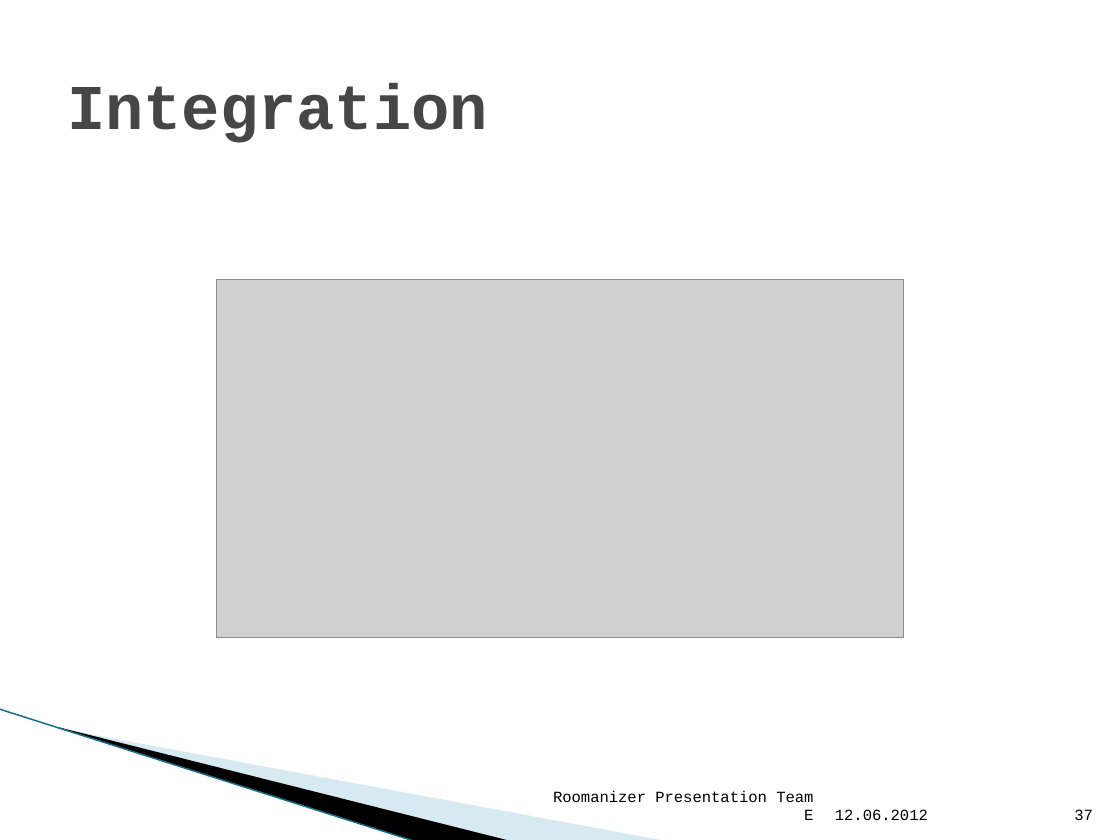
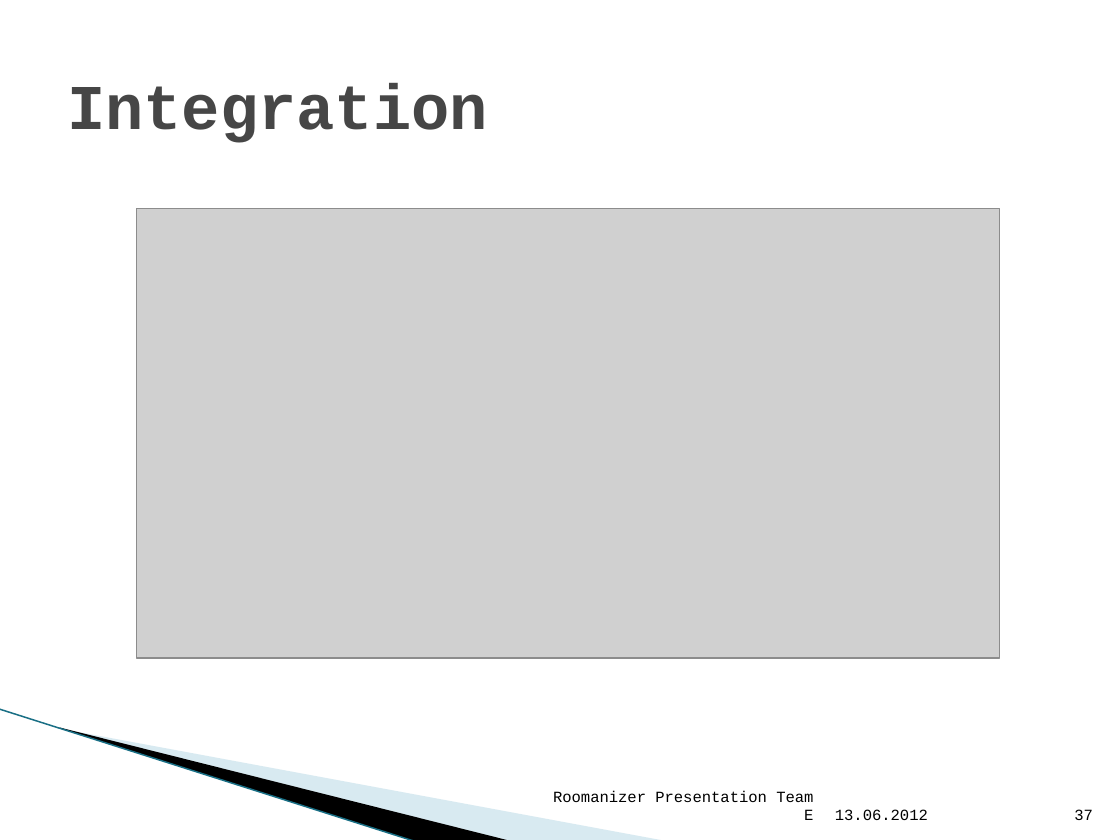
Before and after one commit to markusmo/HotelSoftware, a slide deck: slide 37 of Documentation/Praesentation/PresentationRoomanizer.pptx. Drawn at 1120x840 pixels with LibreOffice and Linux fonts; fonts in the diff are those of the drawing; grey boxes stand for pictures; background and template pictures are left out. Boxes give left, top, right and bottom in pixels: in the first picture for what was removed or moved away, otherwise in the second. Text is boxed around its words. In the diff, an @@ line names an element or a change of style, - is before the commit and + after.

```diff
--- a/Documentation/Praesentation/PresentationRoomanizer.pptx
+++ b/Documentation/Praesentation/PresentationRoomanizer.pptx
@@ picture: place and size @@
-picture at bbox=[216, 280, 904, 638]
+picture at bbox=[137, 208, 1000, 659]
@@ text at bbox=[835, 809, 928, 820]: text changed @@
-12.06.2012
+13.06.2012
```
Also in this commit, not shown: 44 other slides changed, 2 other files.
